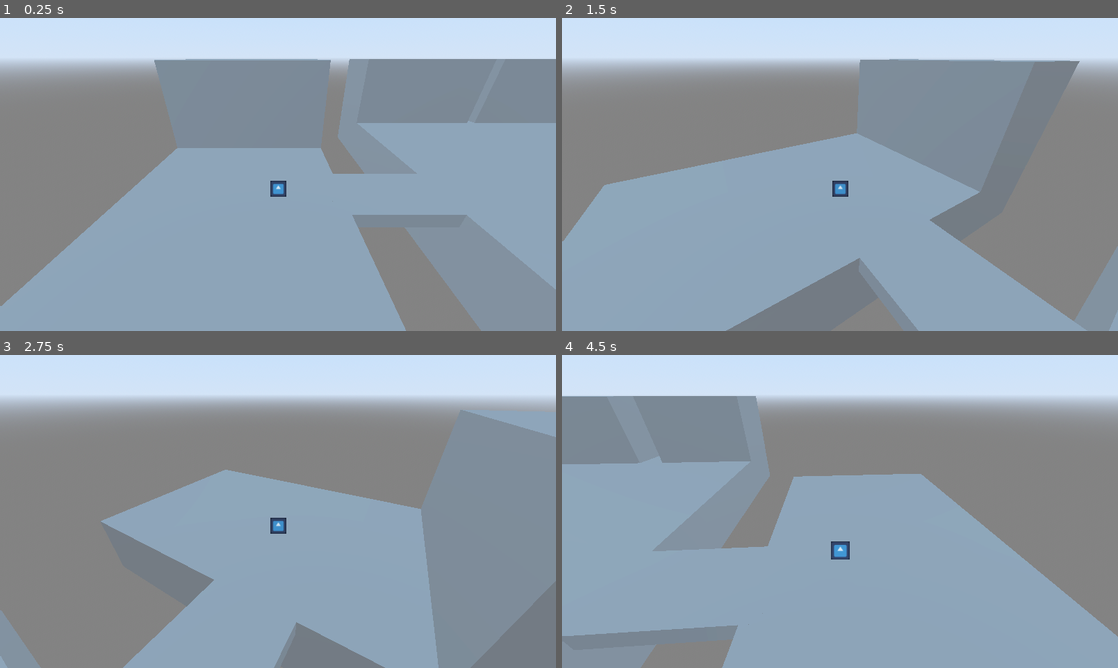
Above: before the commit, frames 1-4 (two rows, left to right).
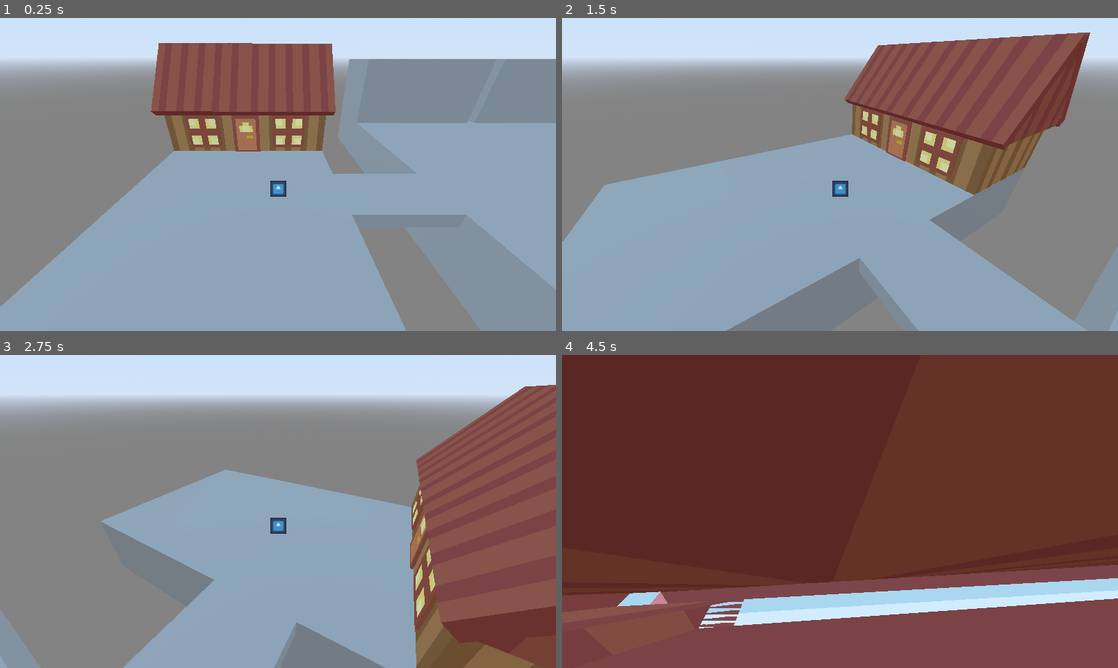
Above: after the commit, the same moments.

Repository: LamBlasted/3DPerspectiveChanging
Game: Godot game, scene res://main.tscn
Two runs of this game, one before a commit and one after it. Both use one fixed random seed, a clock stepped at 60 frames per second and the inputs below. The engine's default icon, where the game draws it, is replaced by a stand-in: a white triangle on a blue panel in a dark square.
Inputs (mouse positions are in pixels of both pictures, inside the frame that each line leads up to):
- Up to frame 1 (0.25 s): no input
- Up to frame 2 (1.5 s): tap Enter at 0.5 s; move the mouse to (867, 174) at 0.52 s; hold Left (camera_left) 0.53-1.28 s; move the mouse to (812, 174) at 1.27 s; tap Right (camera_right) at 1.35 s
- Up to frame 3 (2.75 s): tap Space at 2 s; move the mouse to (289, 505) at 2.02 s; hold Left (camera_left) from 2.03 s (still down)
- Up to frame 4 (4.5 s): move the mouse to (834, 517) at 2.77 s; release Left (camera_left) at 2.78 s; tap Right (camera_right) at 2.85, 4.35 s; tap Enter at 3.5 s; move the mouse to (878, 514) at 3.52 s; hold Left (camera_left) 3.53-4.28 s; move the mouse to (795, 508) at 4.27 s

The runs differ from the first frame. In frame 1, 11% of the frame differs, in the area x 27-61%, y 8-43%; in frame 2, 15%; in frame 3, 21%; in frame 4, 100%, in the area x 0-100%, y 0-100%.

Commit message:
created player house exterior

Diff:
--- a/camera_ui.tscn
+++ b/camera_ui.tscn
@@ -2,6 +2,21 @@
 
 [ext_resource type="Texture2D" uid="uid://dbuokfew5l5sn" path="res://Camera UI.png" id="1_js8ic"]
 [ext_resource type="Script" uid="uid://dkowa666a5owa" path="res://camera_ui.gd" id="1_r0gvv"]
+
+[sub_resource type="Animation" id="Animation_v183y"]
+length = 0.001
+tracks/0/type = "value"
+tracks/0/imported = false
+tracks/0/enabled = true
+tracks/0/path = NodePath("Control/ColorRect:color")
+tracks/0/interp = 1
+tracks/0/loop_wrap = true
+tracks/0/keys = {
+"times": PackedFloat32Array(0),
+"transitions": PackedFloat32Array(1),
+"update": 0,
+"values": [Color(1, 1, 1, 0)]
+}
 
 [sub_resource type="Animation" id="Animation_js8ic"]
 resource_name = "default"
@@ -32,21 +47,6 @@
 "transitions": PackedFloat32Array(1, 1, 1),
 "update": 0,
 "values": [Color(1, 1, 1, 0), Color(1, 1, 1, 1), Color(1, 1, 1, 0)]
-}
-
-[sub_resource type="Animation" id="Animation_v183y"]
-length = 0.001
-tracks/0/type = "value"
-tracks/0/imported = false
-tracks/0/enabled = true
-tracks/0/path = NodePath("Control/ColorRect:color")
-tracks/0/interp = 1
-tracks/0/loop_wrap = true
-tracks/0/keys = {
-"times": PackedFloat32Array(0),
-"transitions": PackedFloat32Array(1),
-"update": 0,
-"values": [Color(1, 1, 1, 0)]
 }
 
 [sub_resource type="AnimationLibrary" id="AnimationLibrary_rmcrb"]
--- a/main.tscn
+++ b/main.tscn
@@ -1,6 +1,7 @@
-[gd_scene load_steps=5 format=3 uid="uid://bw7xebyxke3uv"]
+[gd_scene load_steps=6 format=3 uid="uid://bw7xebyxke3uv"]
 
 [ext_resource type="PackedScene" uid="uid://pxya3hno2b17" path="res://player.tscn" id="1_ig7tw"]
+[ext_resource type="PackedScene" uid="uid://bran7pgne6105" path="res://House.gltf" id="2_0xm2m"]
 
 [sub_resource type="ProceduralSkyMaterial" id="ProceduralSkyMaterial_ig7tw"]
 sky_top_color = Color(0.598648, 0.766486, 1, 1)
@@ -76,13 +77,11 @@
 use_collision = true
 size = Vector3(12, 8, 8)
 
-[node name="CSGBox3D11" type="CSGBox3D" parent="."]
-transform = Transform3D(1, 0, 0, 0, 1, 0, 0, 0, 1, -2.89653, 3.88402, -12.3871)
-use_collision = true
-size = Vector3(15, 8, 7)
-
 [node name="CSGCylinder3D" type="CSGCylinder3D" parent="."]
 transform = Transform3D(-1, -8.74228e-08, 3.82137e-15, 0, -4.37114e-08, -1, 8.74228e-08, -1, 4.37114e-08, 95.0867, -5.83174, 9.24762)
 use_collision = true
 radius = 6.18506
 height = 22.1465
+
+[node name="blockbench_export" parent="." instance=ExtResource("2_0xm2m")]
+transform = Transform3D(5, 0, 0, 0, 5, 0, 0, 0, 5, -2.91974, -0.302425, -11.2803)
Not shown, added: House.gltf
Not shown, added: House.gltf.import
Binary file added: House_0.png
Not shown, added: House_0.png.import
